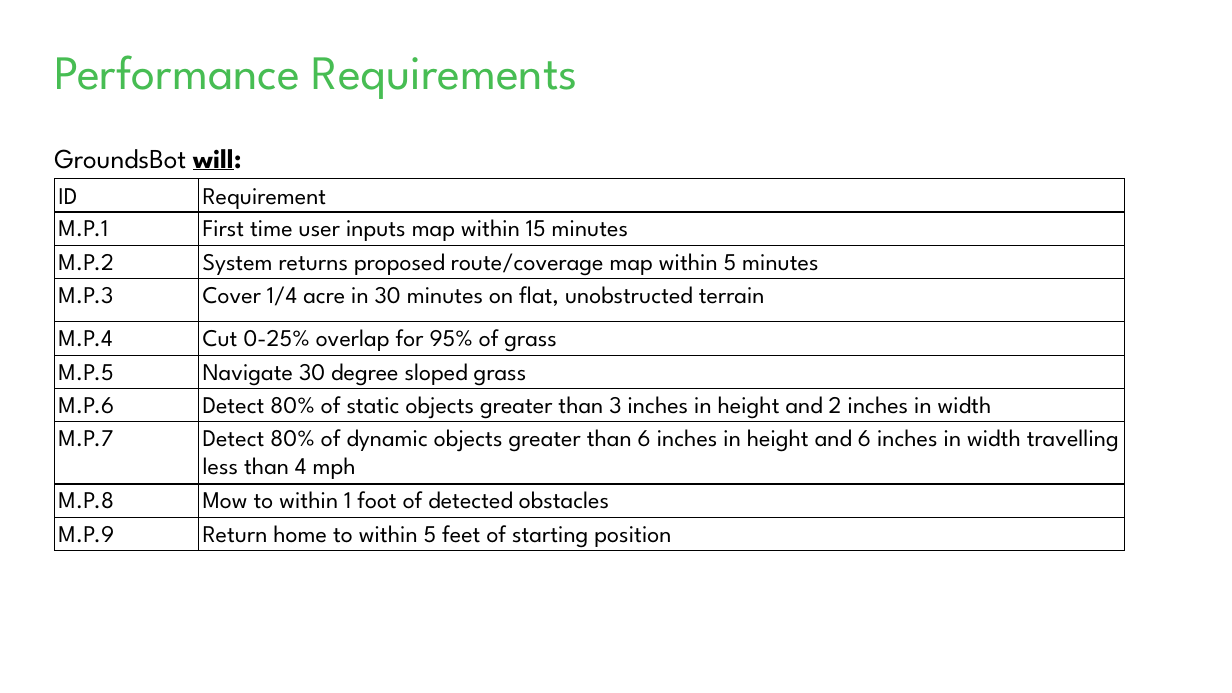
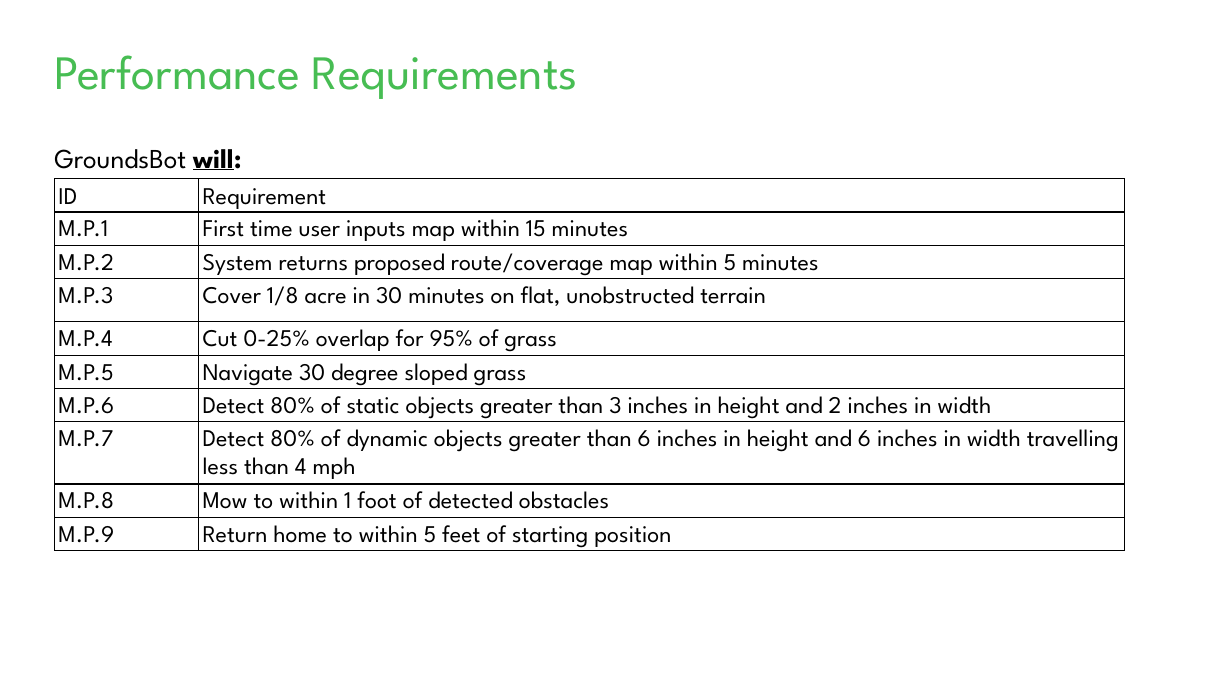
Before and after one commit to MRSD2018/GroundsBot, a slide deck: slide 3 of documentation/presentations/sys_eng/Systems Eng Presentation 2.pptx. Drawn at 1232x693 pixels with LibreOffice and Linux fonts; fonts in the diff are those of the drawing. Boxes give left, top, right and bottom in pixels: in the first picture for what was removed or moved away, otherwise in the second. Text is boxed around its words. In the diff, an @@ line names an element or a change of style, - is before the commit and + after.

```diff
--- a/documentation/presentations/sys_eng/Systems Eng Presentation 2.pptx
+++ b/documentation/presentations/sys_eng/Systems Eng Presentation 2.pptx
@@ table at <box>54,179,1124,601</box> @@
-row 4, column 2: Cover 1/4 acre in 30 minutes on flat, unobstructed terrain
+row 4, column 2: Cover 1/8 acre in 30 minutes on flat, unobstructed terrain
```
Also in this commit, not shown: 1 other slide changed.
